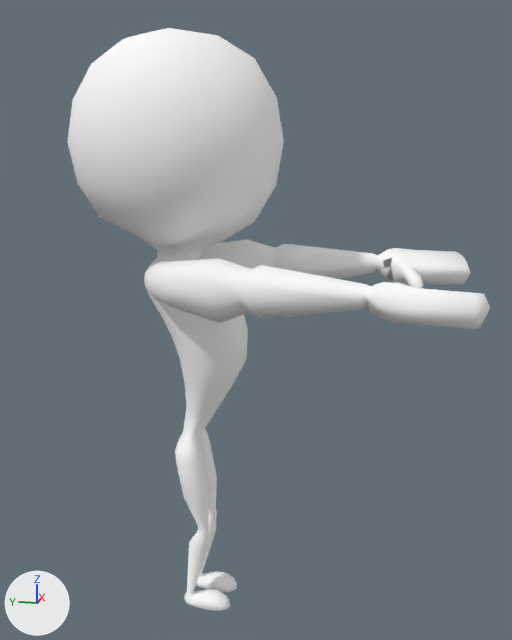
What one commit did to the FBX model Assets/Alexis_/Props/Mummy/Mummy_1.FBX.
Rendered twice from a 50 mm camera at (-0.06, -3.07, 2.1) aimed at (2.85, -2.49, 1.37). Every picture has the same lights, and +X, +Y and +Z are marked at lower left. Vertices at the same position are counted once.

Names of what the first picture shows: 'Mummy'.
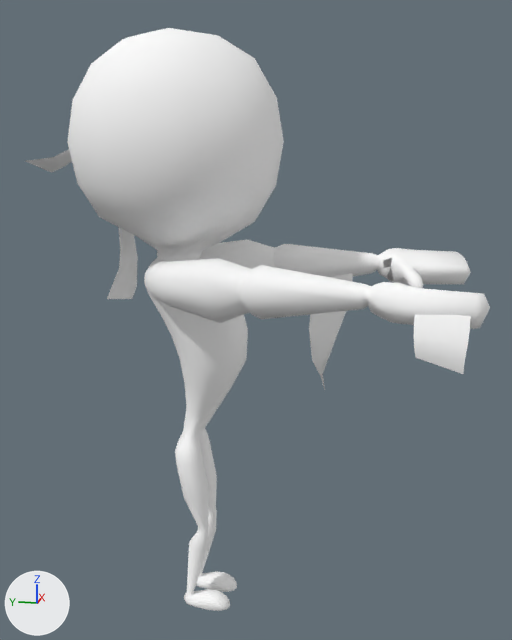
Commit message: Mummy Mesh Update 6

Diff of the bpy script that builds the scene:
```diff
--- a/Assets/Alexis_/Props/Mummy/Mummy_1.FBX.py
+++ b/Assets/Alexis_/Props/Mummy/Mummy_1.FBX.py
@@ me_mesh @@
 me_mesh.from_pydata(...)  # 1164 vertices, 1158 faces; spans x -0.54..0.53, y -1.24..0.44, z -1.27..1.29
 # verts and faces of me_mesh; kept vertices keep their numbers, new ones are numbered from 1164
+# me_mesh part 1
+verts[1164] = (-0.03, 0.43, 0.86)
+verts[1165] = (0.15, 0.41, 0.86)
+verts[1166] = (0.16, 0.53, 0.78)
+for new, old in zip([1167, 1168, 1169], [1164, 1165, 1166]): verts[new] = verts[old] + (0.0, 0.06, -0.04)
+verts[1180] = (0.0, 0.7, 0.77)  # pixel (24, 160)
+verts[1181] = (0.16, 0.66, 0.72)  # pixel (51, 172)
+verts[1182] = (-0.01, 0.63, 0.78)  # pixel (38, 159)
+verts[1183] = (-0.02, 0.55, 0.79)  # pixel (53, 157)
+faces += [(1166, 1183, 1167, 1168), (1169, 1181, 1180, 1182), (1166, 1169, 1182, 1183), (1164, 1165, 1168, 1167)]
+# me_mesh part 2
+verts[1170] = (-0.07, 0.25, 0.5)  # pixel (118, 227)
+verts[1171] = (0.1, 0.25, 0.55)
+verts[1172] = (0.07, 0.38, 0.16)  # pixel (106, 299)
+verts[1173] = (0.15, 0.29, 0.15)  # pixel (132, 298)
+verts[1174] = (0.13, 0.26, 0.45)  # pixel (133, 234)
+verts[1175] = (0.17, 0.26, 0.34)  # pixel (137, 257)
+verts[1176] = (0.16, 0.27, 0.21)  # pixel (136, 285)
+verts[1177] = (0.04, 0.34, 0.23)  # pixel (111, 285)
+verts[1178] = (-0.02, 0.28, 0.32)  # pixel (118, 268)
+verts[1179] = (-0.05, 0.26, 0.41)  # pixel (120, 249)
+faces += [(1174, 1175, 1178, 1179), (1172, 1177, 1176, 1173), (1175, 1176, 1177, 1178), (1170, 1171, 1174, 1179)]
+# me_mesh part 3
+verts[1184] = (0.31, -0.72, 0.29)  # pixel (353, 270)
+verts[1185] = (0.26, -0.54, 0.3)
+verts[1186] = (0.27, -0.61, -0.29)
+verts[1187] = (0.32, -0.58, -0.23)  # pixel (320, 376)
+verts[1188] = (0.25, -0.54, 0.16)
+verts[1189] = (0.26, -0.53, 0.01)  # pixel (308, 328)
+verts[1190] = (0.29, -0.54, -0.15)  # pixel (312, 360)
+verts[1191] = (0.26, -0.6, -0.2)  # pixel (322, 373)
+verts[1192] = (0.27, -0.66, -0.01)  # pixel (337, 334)
+verts[1193] = (0.3, -0.71, 0.15)
+faces += [(1188, 1193, 1192, 1189), (1186, 1187, 1190, 1191), (1189, 1192, 1191, 1190), (1184, 1193, 1188, 1185)]
+# me_mesh part 4
+verts[1194] = (-0.54, -1.16, 0.29)  # pixel (470, 315)
+verts[1195] = (-0.51, -0.98, 0.29)  # pixel (415, 312)
+verts[1196] = (-0.6, -1.14, 0.11)  # pixel (463, 374)
+verts[1197] = (-0.5, -0.99, 0.13)  # pixel (415, 357)
+verts[1198] = (-0.53, -0.98, 0.25)  # pixel (413, 325)
+verts[1199] = (-0.54, -0.98, 0.21)  # pixel (413, 337)
+verts[1200] = (-0.53, -0.98, 0.17)  # pixel (414, 348)
+verts[1201] = (-0.6, -1.14, 0.16)  # pixel (464, 360)
+verts[1202] = (-0.58, -1.15, 0.21)  # pixel (467, 344)
+verts[1203] = (-0.56, -1.16, 0.25)  # pixel (469, 329)
+faces += [(1198, 1203, 1202, 1199), (1196, 1197, 1200, 1201), (1199, 1202, 1201, 1200), (1194, 1203, 1198, 1195)]
 me_mesh.materials.append(mat_10___default)
```

Where the change shows, as pixel boxes (x1, y1, x2, y2) in the pictures (512 x 640 px):
'Mummy', reshaped (10% wider): before (67, 28, 490, 611); after (26, 28, 490, 611)
part 1 of me_mesh, added: after (26, 149, 72, 172)
part 2 of me_mesh, added: after (107, 227, 138, 299)
part 3 of me_mesh, added: after (309, 273, 353, 390)
part 4 of me_mesh, added: after (414, 314, 471, 374)
